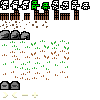
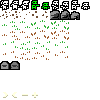
Layers edited between the first and the second 100 × 100 image:
painted on "Вставленный слой #1" over (0, 10, 80, 90)
